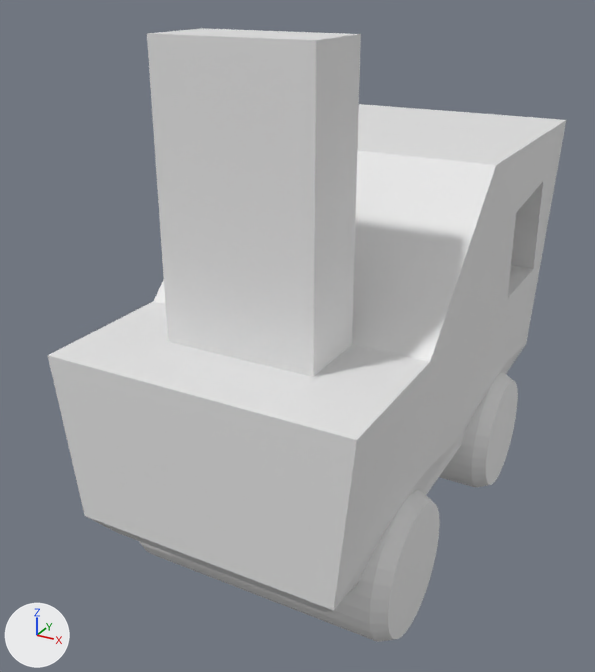
The FBX model models/train1.fbx, before and after one commit.
Camera for both pictures: a 50 mm camera at (2.41, -5.15, 4.05) aimed at (-0.27, -0.28, 1.62). The axes (+X, +Y, +Z) are drawn at lower left. The lights are the same throughout. The older version comes first. Where no turn or scale is listed for an object, it has been applied to the vertices. Vertices at exactly the same position are counted once.

The older version as bpy lines, for what is in view:
```python
me_cube = bpy.data.meshes.new('Cube')
me_cube.from_pydata(...)  # 73 vertices, 69 faces; spans x -1.0..1.0, y -2.0..2.0, z -0.5..2.77
me_cube.materials.append(mat_material)  # white #e7e7e7
me_cylinder = bpy.data.meshes.new('Cylinder')
me_cylinder.from_pydata(...)  # 128 vertices, 98 faces; spans x -1.0..1.0, y -0.5..0.5, z -0.5..0.5
me_cylinder_002 = bpy.data.meshes.new('Cylinder.002')
me_cylinder_002.from_pydata(...)  # 128 vertices, 98 faces; spans x -1.0..1.0, y -0.5..0.5, z -0.5..0.5
ob_cube = bpy.data.objects.new('Cube', me_cube)
ob_cube.location = (0.0, 0.0, 1.0)
ob_cylinder = bpy.data.objects.new('Cylinder', me_cylinder)
ob_cylinder.location = (0.0, -1.0, 0.5)
ob_cylinder_001 = bpy.data.objects.new('Cylinder.001', me_cylinder_002)
ob_cylinder_001.location = (0.0, 1.0, 0.5)
```
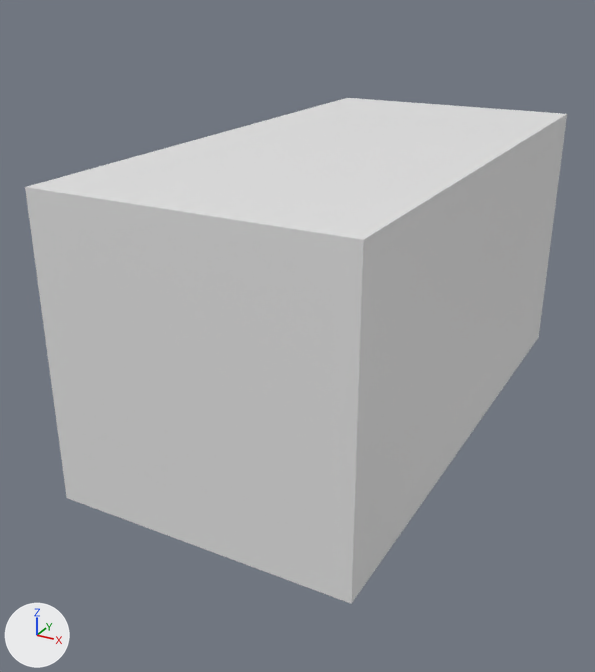
Edits to the bpy script that builds the scene:
```text
Change me_cube:
    used by ob_cube; location = (0.0, 0.0, 1.0)
    remove me_cube.from_pydata(...)  # 73 vertices, 69 faces; spans x -1.0..1.0, y -2.0..2.0, z -0.5..2.77
    remove me_cube.materials.append(mat_material)  # white #e7e7e7
    add me_cube.from_pydata(...)  # 8 vertices, 6 faces; spans x -1.0..1.0, y -2.0..2.0, z -1.0..1.0
    me_cube part 1
    71 vertices are removed from x -1.0..1.0, y -2.0..2.0, z -0.5..2.77
    69 faces are deleted
    6 vertices are added at (-1.0, -2.0, -1.0), (-1.0, 2.0, -1.0), (-1.0, 2.0, 1.0), (1.0, -2.0, -1.0), (1.0, 2.0, -1.0), (1.0, 2.0, 1.0)
    6 new faces join them
Remove ob_cylinder:
    ob_cylinder = bpy.data.objects.new('Cylinder', me_cylinder)
    ob_cylinder.location = (0.0, -1.0, 0.5)
Change ob_cube:
    ob_cube.location: (0.0, 0.0, 1.0) -> (0.0, 0.0, 2.0)
Remove ob_cylinder_001:
    ob_cylinder_001 = bpy.data.objects.new('Cylinder.001', me_cylinder_002)
    ob_cylinder_001.location = (0.0, 1.0, 0.5)
```

Location of each change, [x1, y1, x2, y2] in pixels of the pictures (595 x 672 px):
'Cube', reshaped, moved (13% shorter): before [48, 28, 566, 612]; after [25, 98, 567, 604]
'Cylinder', deleted: before [139, 490, 440, 642]
'Cylinder.001', deleted: before [439, 372, 518, 488]
